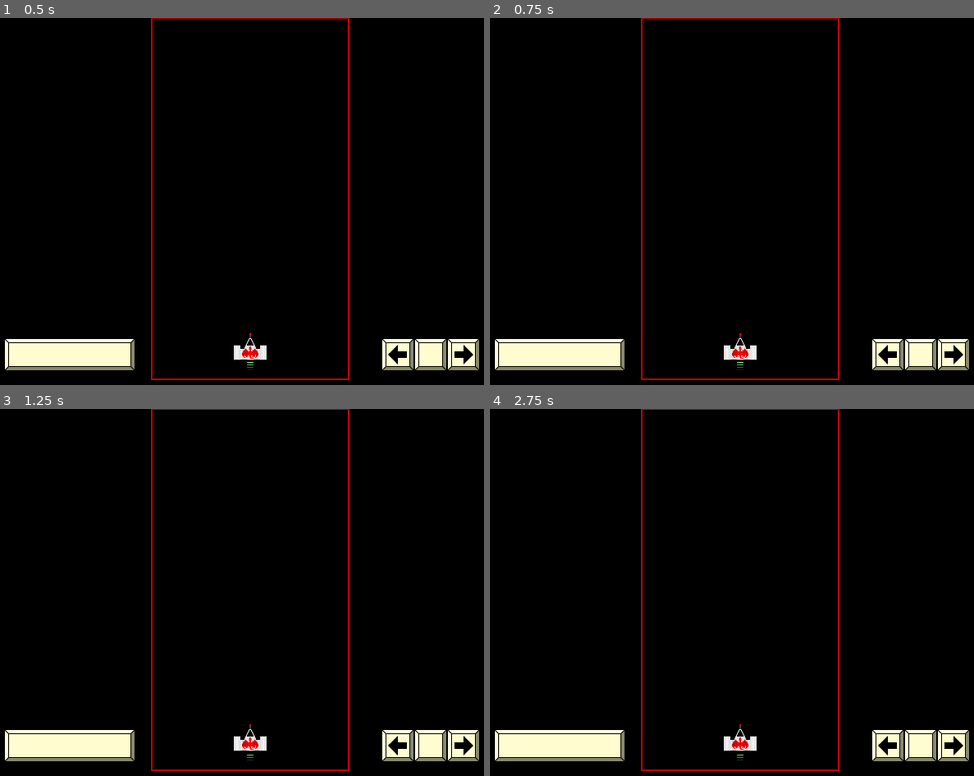
Above: before the commit, frames 1-4 (two rows, left to right).
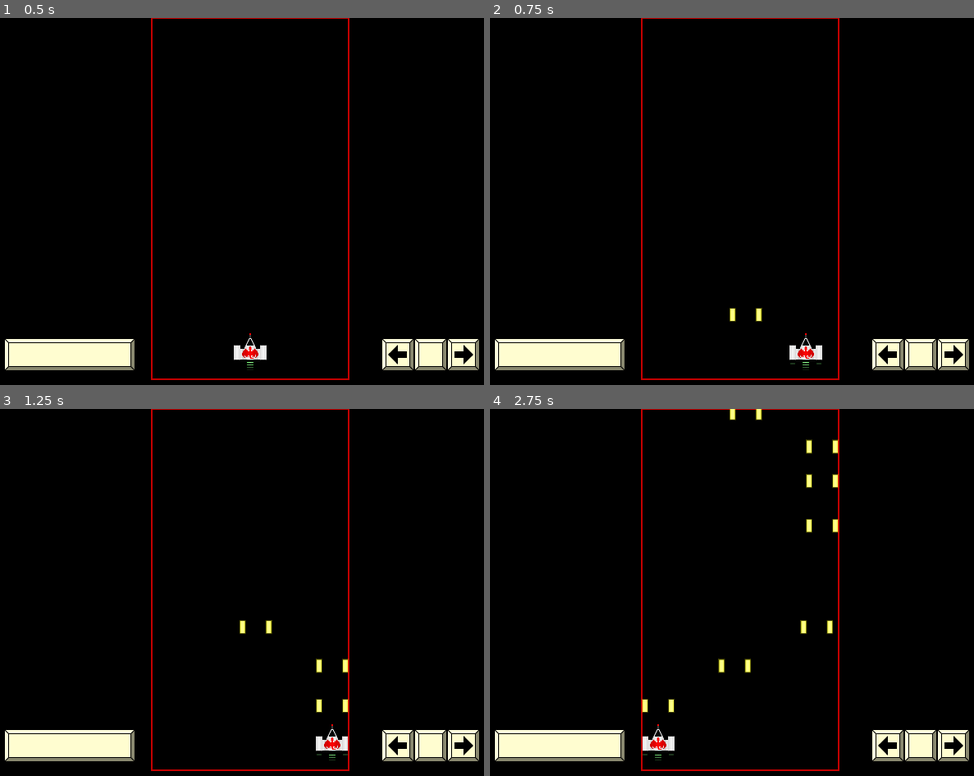
Above: after the commit, the same moments.

Repository: swashdev/minigame-madness
Game: Godot game, scene res://mini/shooter/scenes/shooter_frame.tscn
Two runs of this game, one before a commit and one after it. Both use one fixed random seed, a clock stepped at 60 frames per second and the inputs below. This scene is started directly instead of the project's main scene.
Inputs:
- Up to frame 1 (0.5 s): no input
- Up to frame 2 (0.75 s): tap Enter at 0.5 s; hold Right (move_right) from 0.53 s (still down); hold Space (action) from 0.53 s (still down)
- Up to frame 3 (1.25 s): keep holding Right (move_right); keep holding Space (action); tap Up (move_up) at 0.77 s
- Up to frame 4 (2.75 s): release Space (action) at 1.28 s; tap Space (action) at 1.35 s; tap Up (move_up) at 1.52 s; release Right (move_right) at 2.03 s; hold Left (move_left) from 2.03 s (still down); hold Space (action) from 2.03 s (still down)

Frame 1 is identical in both runs. In frame 2, 0.7% of the frame differs, in the area x 48-69%, y 78-96%; in frame 3, 0.9%; in frame 4, 1.3%, in the area x 31-73%, y 0-96%.

Commit message:
[SHOOTER] add code to spawn projectiles.
The `ShooterMinigame` now contains code to respond to the player's shots
by spawning `DragonShots`.

Diff:
--- a/mini/shooter/scenes/shooter_minigame.tscn
+++ b/mini/shooter/scenes/shooter_minigame.tscn
@@ -1,10 +1,12 @@
-[gd_scene load_steps=3 format=2]
+[gd_scene load_steps=4 format=2]
 
 [ext_resource path="res://mini/shooter/scenes/characters/player.tscn" type="PackedScene" id=1]
 [ext_resource path="res://mini/shooter/scripts/shooter_minigame.gd" type="Script" id=2]
+[ext_resource path="res://mini/shooter/scenes/projectiles/dragon_shot.tscn" type="PackedScene" id=3]
 
 [node name="ShooterMinigame" type="Node2D"]
 script = ExtResource( 2 )
+bullet = ExtResource( 3 )
 
 [node name="Player" parent="." instance=ExtResource( 1 )]
 position = Vector2( 120, 430 )
@@ -13,3 +15,4 @@
 points = PoolVector2Array( 0, 0, 240, 0, 240, 440, 0, 440, 0, 0 )
 width = 2.0
 default_color = Color( 0.764706, 0, 0, 1 )
+[connection signal="shot" from="Player" to="." method="_on_Player_shot"]
--- a/mini/shooter/scripts/shooter_minigame.gd
+++ b/mini/shooter/scripts/shooter_minigame.gd
@@ -1,8 +1,26 @@
 extends Minigame
 # A script for the shoot 'em up minigame
+
+
+# The player's projectiles.
+export (PackedScene) var bullet
+
+
+# For testing.
+func _ready():
+	start()
 
 
 # Unlock the player's controls on starting the minigame.
 func start():
 	_unlock_controls = true
 	$Player.allow_movement = true
+
+
+# The player has fired a projectile which must be spawned.
+func _on_Player_shot():
+	var shot = bullet.instance()
+	add_child( shot )
+	shot.position = $Player.position
+	# Offset the shot so it lines up with the player's guns.
+	shot.position.y -= 20
